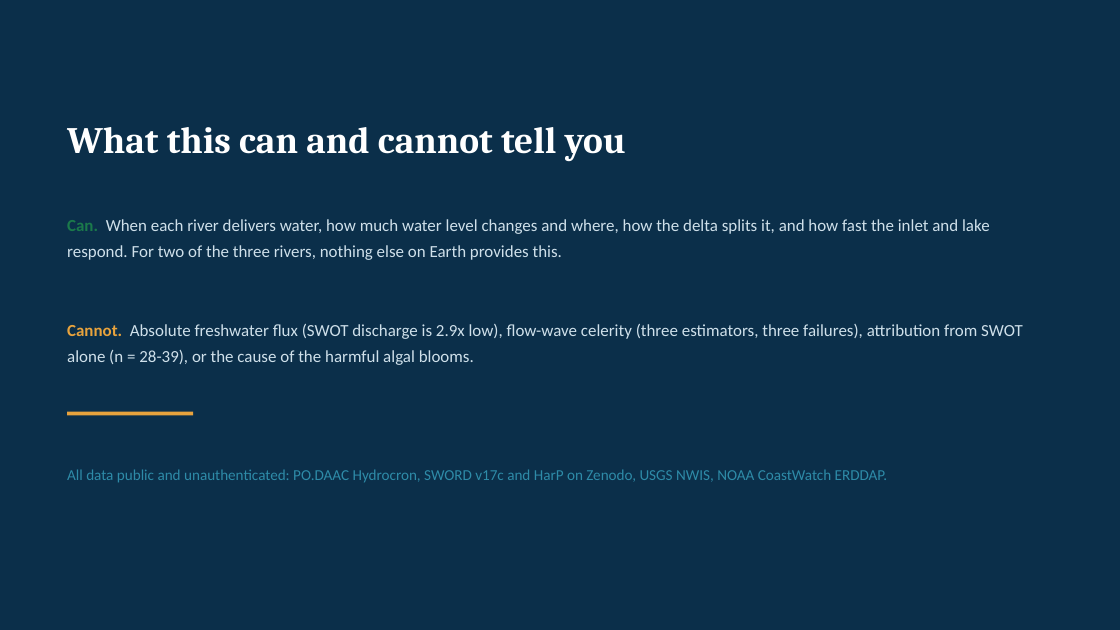
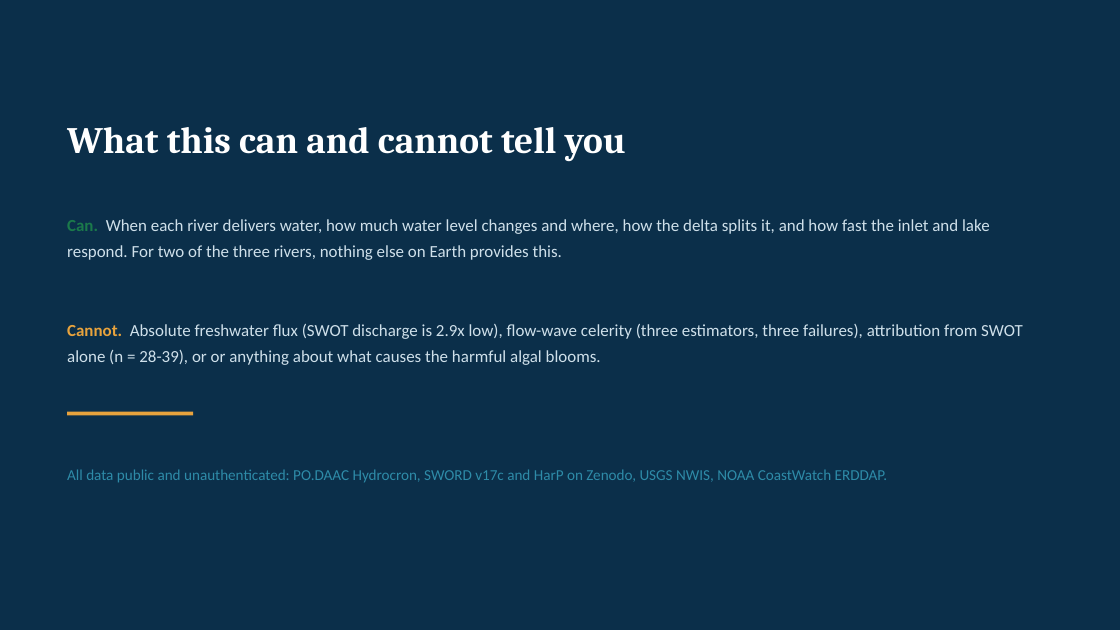
Before and after one commit to tmittal22/swot-kotzebue-sound, a slide deck: slide 13 of deck/Kotzebue_Sequential_Walkthrough.pptx (slide 12 before the commit). Drawn at 1120x630 pixels with LibreOffice and Linux fonts; fonts in the diff are those of the drawing. Boxes give left, top, right and bottom in pixels: in the first picture for what was removed or moved away, otherwise in the second. Text is boxed around its words. In the diff, an @@ line names an element or a change of style, - is before the commit and + after.

```diff
--- a/deck/Kotzebue_Sequential_Walkthrough.pptx
+++ b/deck/Kotzebue_Sequential_Walkthrough.pptx
@@ text at (67, 324, 1023, 365): text changed @@
-Cannot. Absolute freshwater flux (SWOT discharge is 2.9x low), flow-wave celerity (three estimators, three failures), attribution from SWOT alone (n = 28-39), or the cause of the harmful algal blooms.
+Cannot. Absolute freshwater flux (SWOT discharge is 2.9x low), flow-wave celerity (three estimators, three failures), attribution from SWOT alone (n = 28-39), or or anything about what causes the harmful algal blooms.
```
Also in this commit, not shown: 1 other slide changed, 1 slide added, 3 other files.
